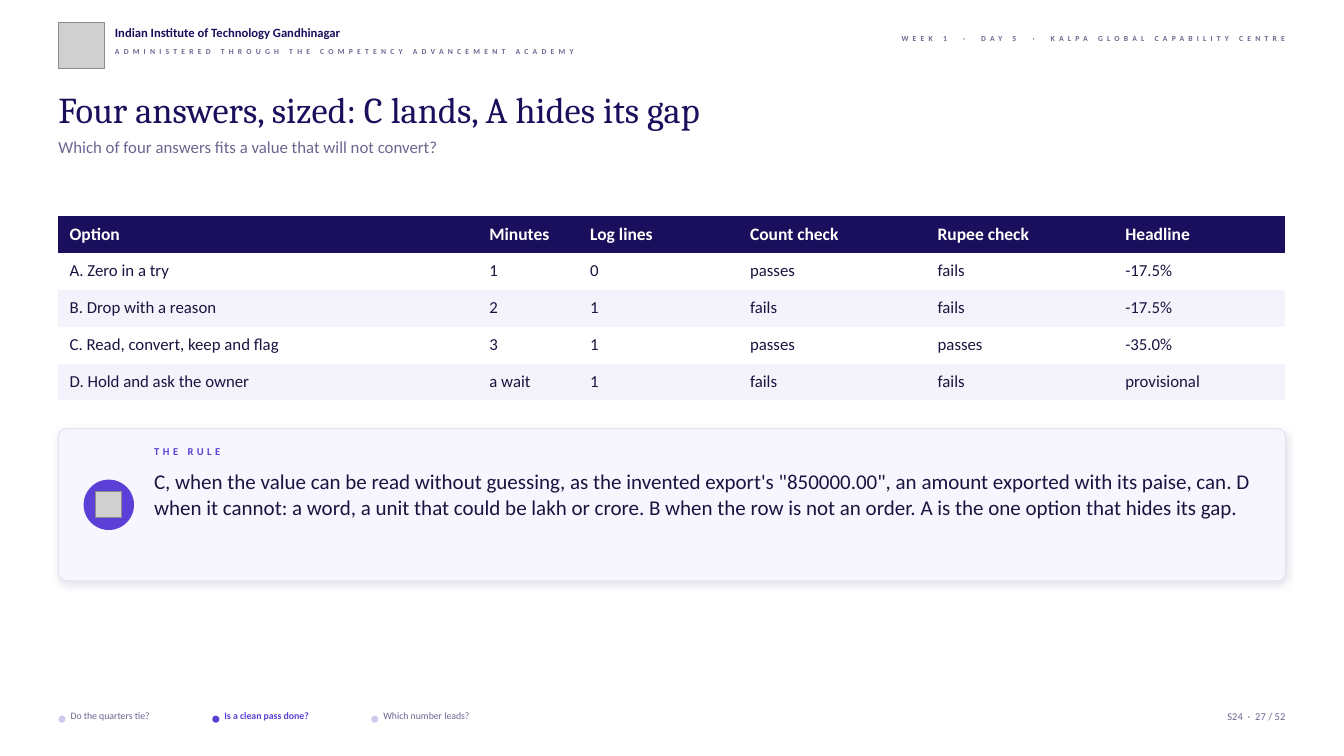
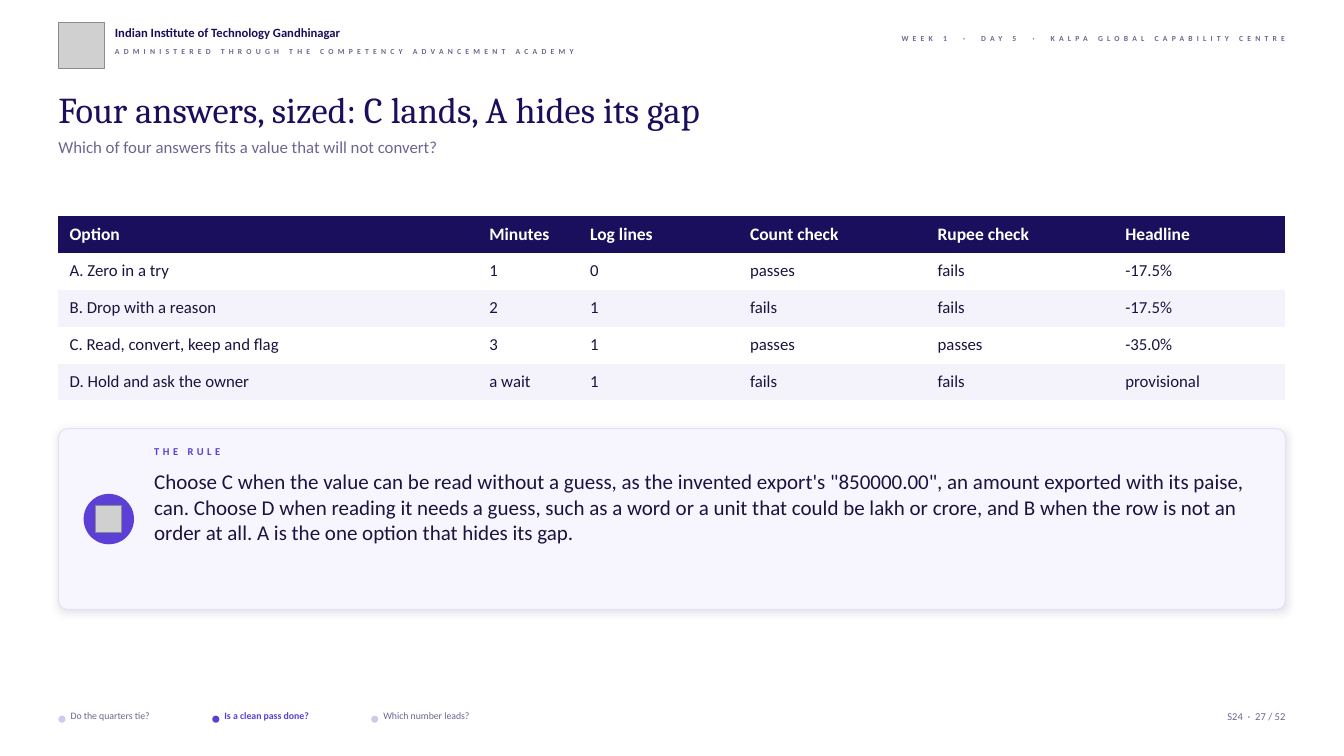
Before and after one commit to fde-academy-lab/c2-content-factory, a slide deck: slide 27 of content/W01/D5/slides/C2_W01_D05_debrief_STUDENT.pptx. Drawn at 1344x756 pixels with LibreOffice and Linux fonts; fonts in the diff are those of the drawing; grey boxes stand for pictures; background and template pictures are left out. Boxes give left, top, right and bottom in pixels: in the first picture for what was removed or moved away, otherwise in the second. Text is boxed around its words. In the diff, an @@ line names an element or a change of style, - is before the commit and + after.

```diff
--- a/content/W01/D5/slides/C2_W01_D05_debrief_STUDENT.pptx
+++ b/content/W01/D5/slides/C2_W01_D05_debrief_STUDENT.pptx
@@ rounded rectangle: place and size @@
-rounded rectangle at (58,429,1286,581)
+rounded rectangle at (58,429,1286,609)
@@ text at (154,474,1243,544): text changed @@
-C, when the value can be read without guessing, as the invented export's "850000.00", an amount exported with its paise, can. D when it cannot: a word, a unit that could be lakh or crore. B when the row is not an order. A is the one option that hides its gap.
+Choose C when the value can be read without a guess, as the invented export's "850000.00", an amount exported with its paise, can. Choose D when reading it needs a guess, such as a word or a unit that could be lakh or crore, and B when the row is not an order at all. A is the one option that hides its gap.
@@ ellipse: place and size @@
-ellipse at (84,480,134,530)
+ellipse at (84,494,134,544)
@@ picture: place and size @@
-picture at (96,492,122,518)
+picture at (96,506,122,532)
```
Also in this commit, not shown: 4 other slides changed, 12 other files.
